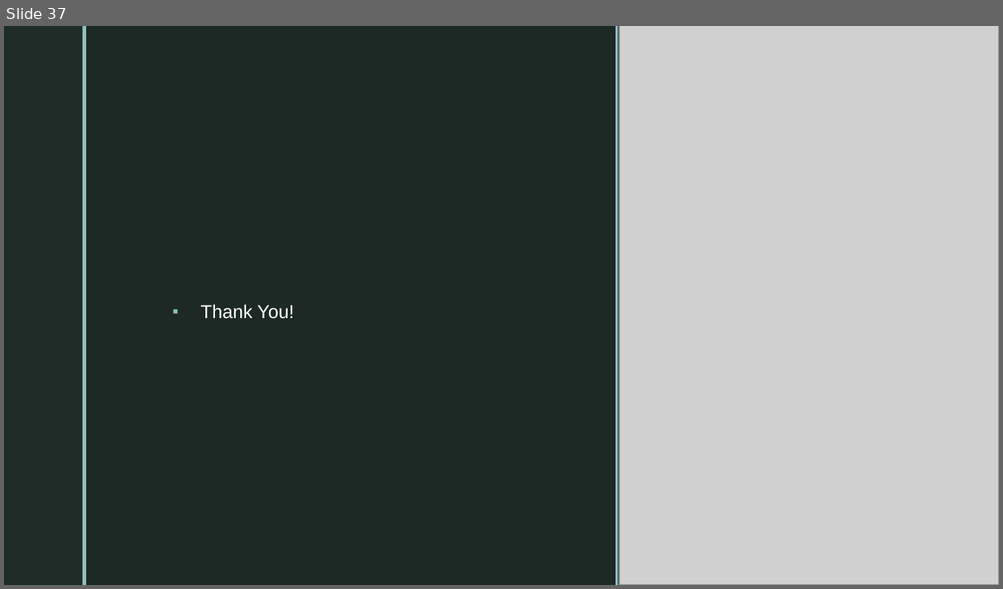
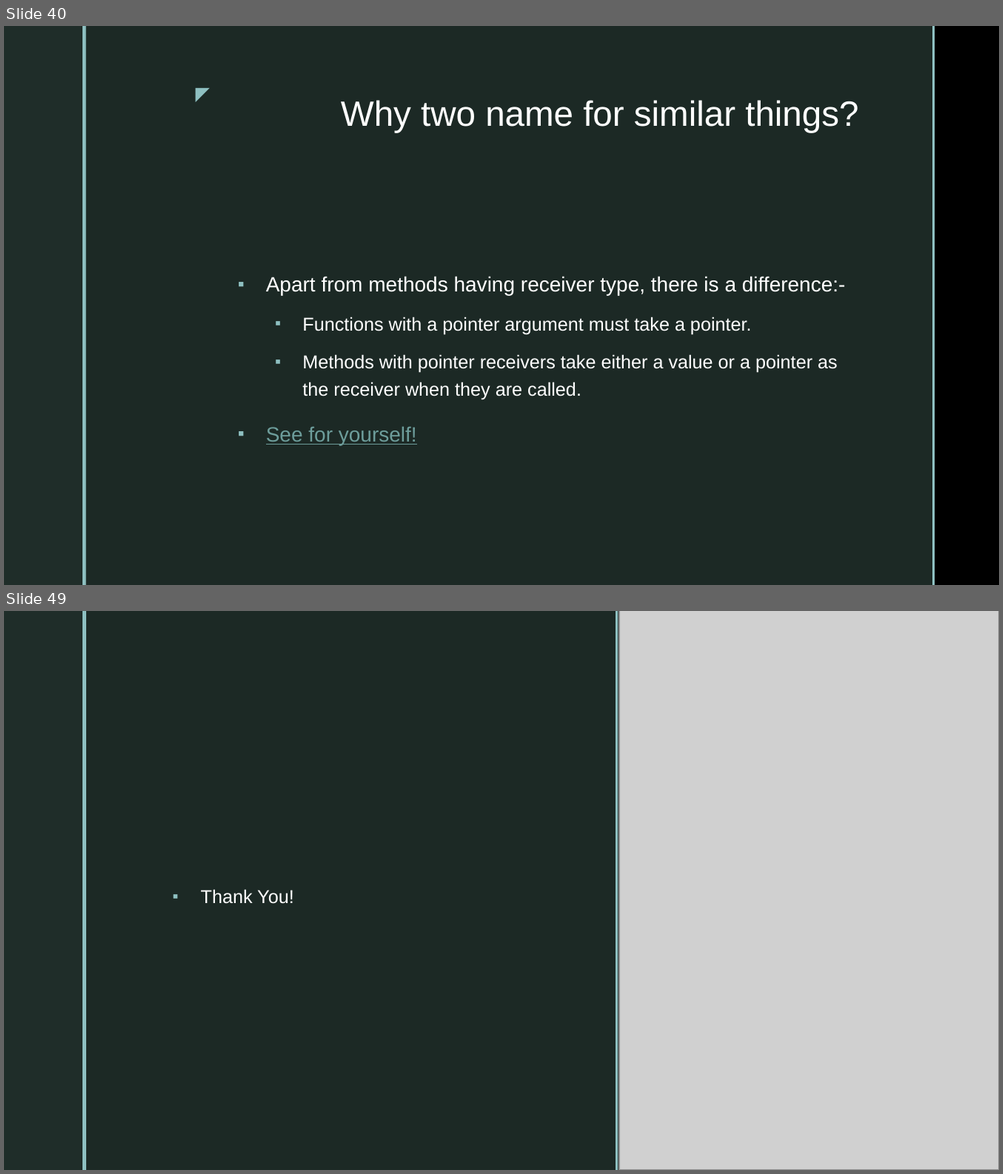
Before and after one commit to purvendra-k/goGaga, a slide deck: GoLangDataStructures.pptx. Shown one above the other, each under a label of ours: slide 37 before the commit, slides 40 and 49 after it; the slides between them are not shown. The pictures are 1003x589 and 1003x1174 pixels, drawn with LibreOffice and Linux fonts; fonts in the diff are those of the drawing; grey boxes stand for pictures; background and template pictures are left out. Boxes give left, top, right and bottom in pixels: in the first picture for what was removed or moved away, otherwise in the second. Text is boxed around its words. In the diff, an @@ line names an element or a change of style, - is before the commit and + after.

```diff
--- a/GoLangDataStructures.pptx
+++ b/GoLangDataStructures.pptx
@@ slide 40 added at bbox=[4, 26, 999, 585], background picture (left out); not listed: 2 template elements that a slide beside it also shows @@
@@ rectangle added at bbox=[4, 26, 82, 585], fill #1F2D29 @@
@@ rectangle added at bbox=[82, 26, 86, 585], fill #8EC0C1 @@
@@ text added at bbox=[183, 79, 216, 108], 18 pt, text #8EC0C1 @@
+◤
@@ title added at bbox=[341, 100, 858, 133], 34 pt, text #FFFFFF @@
+Why two name for similar things?
@@ text added at bbox=[266, 276, 845, 446], 18 pt, text #FFFFFF @@
+▪ Apart from methods having receiver type, there is a difference:-
+  ▪ Functions with a pointer argument must take a pointer.
+  ▪ Methods with pointer receivers take either a value or a pointer as the receiver when they are called.
+▪ See for yourself!
@@ what was slide 37 is now slide 49 @@
```
Also in this commit, not shown: 1 slide changed, 11 other slides added, 6 other files.
